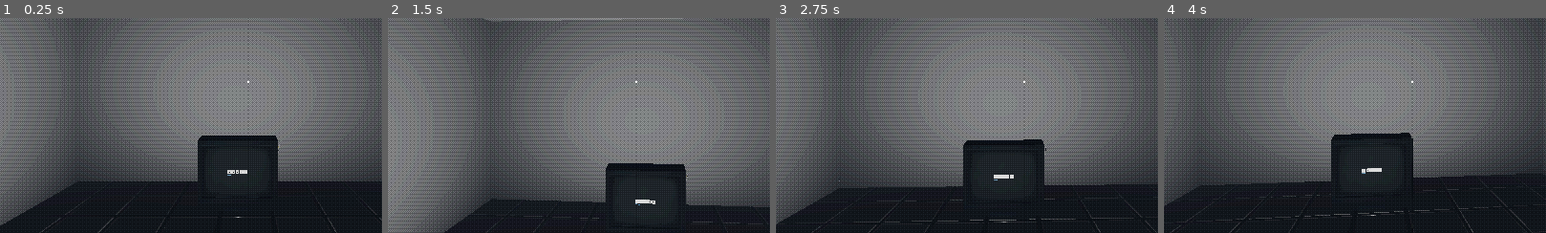
Above: before the commit, frames 1-4 (left to right).
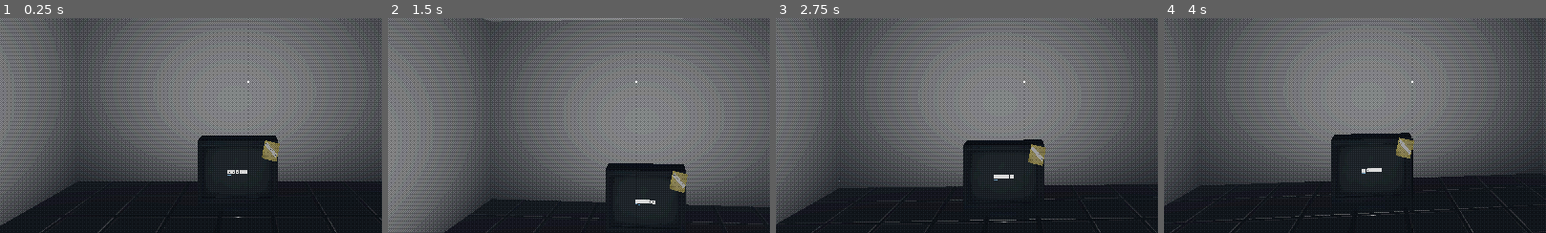
Above: after the commit, the same moments.

Repository: Martiriak/brackeys-feb-2026
Game: Godot game, scene res://levels/main.tscn
Same seed, same stepped clock (60 frames per second), same inputs: the game is played once before the commit and once after it. The engine's default icon, where the game draws it, is replaced by a stand-in: a white triangle on a blue panel in a dark square. Sound files missing from this copy of the repository are replaced by a short silence.
Inputs (mouse positions are % of the whole screen's width and height, from its top left):
- Up to frame 1 (0.25 s): no input
- Up to frame 2 (1.5 s): tap Enter (ui_accept) at 0.5 s; move the mouse to (55, 50) at 0.52 s; hold Up (ui_up) from 0.53 s (still down); tap E (interact) at 0.6 s; click (55, 50) at 0.67 s; tap Space (jump) at 0.77 s; move the mouse to (45, 50) at 1.27 s; tap Shift (run) at 1.35 s
- Up to frame 3 (2.75 s): keep holding Up (ui_up); tap Space (jump) at 1.52 s; tap Enter (ui_accept) at 2 s; move the mouse to (52, 48) at 2.02 s; tap E (interact) at 2.1 s
- Up to frame 4 (4 s): keep holding Up (ui_up); tap Enter (ui_accept) at 2.75 s; move the mouse to (49, 52) at 2.77 s; tap Shift (run) at 2.85 s; click (49, 52) at 2.92 s; tap Space (jump) at 3.02, 3.77 s; move the mouse to (57, 51) at 3.52 s; tap E (interact) at 3.6 s
The pictures show only the part of the screen within x 18-68%, y 35-85%; the shares and areas given below are measured in that part.

The runs differ from the first frame. In frame 1, 0.3% of the frame differs, in the area x 68-74%, y 56-67%; in frame 2, 0.4%, in the area x 73-79%, y 71-82%; in frame 3, 0.3%; in frame 4, 0.3%.

Commit message:
removed light and put sticker in front of the tv

Diff:
--- a/levels/Final_Levels/final_hub.tscn
+++ b/levels/Final_Levels/final_hub.tscn
@@ -87,13 +87,6 @@
 spot_range = 7.3673234
 spot_angle = 87.41741
 
-[node name="SpotLight3D3" type="SpotLight3D" parent="." unique_id=233784933]
-transform = Transform3D(1.9106855e-15, -4.371139e-08, 1, -1, -4.371139e-08, 0, 4.371139e-08, -1, -4.371139e-08, 2.8618245, 0.86156344, -1.8432642)
-light_energy = 16.0
-spot_range = 2.7
-spot_attenuation = 3.33
-spot_angle = 6.0
-
 [node name="PlayerSocket" type="Node3D" parent="." unique_id=1135947347]
 transform = Transform3D(1, 0, 0, 0, 1, 0, 0, 0, 1, 0.087926626, 0.5559664, 2.008092)
 
--- a/levels/tv-hub/tv.tscn
+++ b/levels/tv-hub/tv.tscn
@@ -244,7 +244,7 @@
 transform = Transform3D(1, 0, 0, 0, -0.021186717, -0.9997755, 0, 0.9997755, -0.021186717, 0, 0.67000854, 0)
 
 [node name="Post_It" parent="." unique_id=1760039133 instance=ExtResource("9_103ec")]
-transform = Transform3D(-9.1793915e-08, 1.435, 0, -2.1, -6.272584e-08, 0, 0, 0, 1.787, 0.3888635, 0.26455438, 0.21498963)
+transform = Transform3D(-0.45888764, 0.14817192, -1.7340237, -2.0120952, 0.23791032, 0.41710234, 0.38845178, 1.4073623, 0.11205403, 0.289974, 0.2754466, 0.34654376)
 
 [node name="Sprite3D" type="Sprite3D" parent="Post_It" unique_id=786913756]
 transform = Transform3D(-0.006317596, -0.010202353, 6.9722705e-10, -6.1519123e-10, -4.391335e-10, -0.012, 0.010202353, -0.0063175955, -2.9184424e-10, -0.0053831637, -0.011000007, 0)
Not shown: 1 places in levels/tv-hub/tv.tscn that only renumber resources
